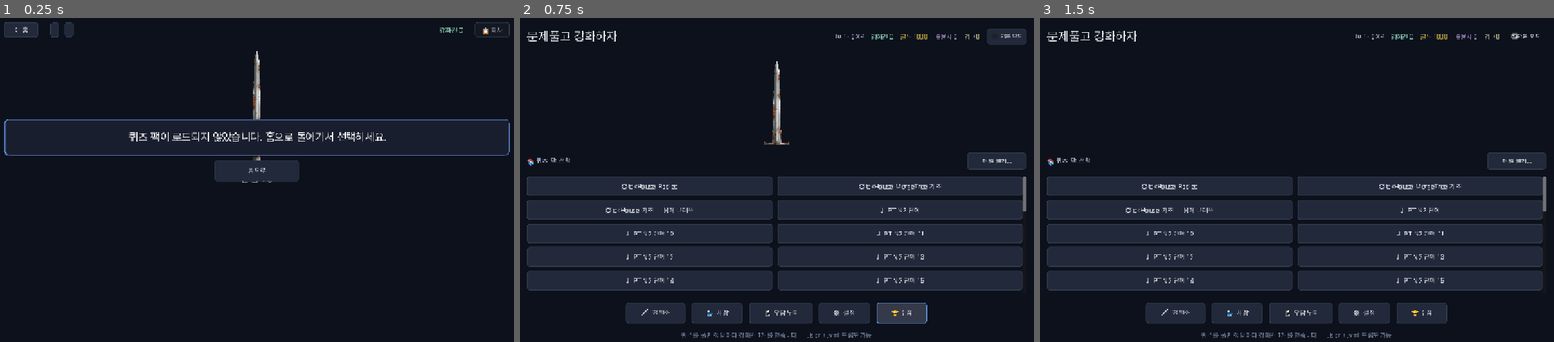
Above: before the commit, frames 1-3 (left to right).
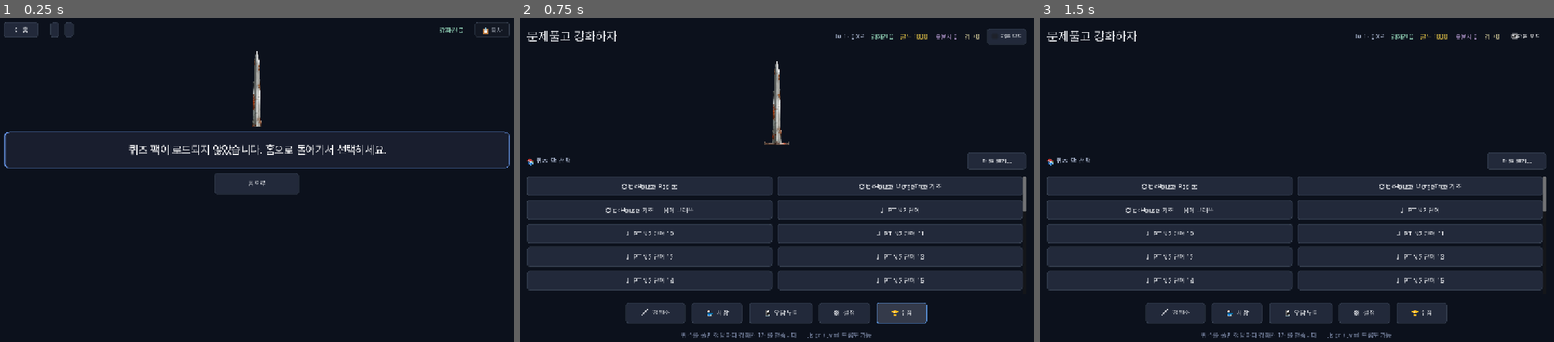
Above: after the commit, the same moments.

Repository: joyuno/studyandgame-godot
Game: Godot game, scene res://scenes/Quiz.tscn
Two runs of this game, one before a commit and one after it. Both use one fixed random seed, a clock stepped at 60 frames per second and the inputs below. This scene is started directly instead of the project's main scene.
Inputs:
- Up to frame 1 (0.25 s): no input
- Up to frame 2 (0.75 s): click "← 홈" at 0.5 s
- Up to frame 3 (1.5 s): click "차분 모드" at 1.25 s

The runs differ from the first frame. In frame 1, 3.2% of the frame differs, in the area x 0-100%, y 31-55%; in frame 2, nothing differs; in frame 3, nothing differs.

Commit message:
fix(ui): 시장 검은화면(Variant 추론 파스에러) + 퀴즈 검 프리뷰 겹침(클리핑)
market.gd: Dictionary.get() := 추론 → 명시 Color 타입 (warning-as-error 회피).
quiz.gd: sword slot clip_contents=true + 높이 200 — 300px SwordDisplay가 질문 위로
넘치던 문제 해소.

Co-Authored-By: Claude Opus 4.8 (1M context) <noreply@anthropic.com>

Diff:
--- a/scripts/ui/market.gd
+++ b/scripts/ui/market.gd
@@ -309,7 +309,7 @@
 func _make_consumable_row(id: String, item_name: String, cost: Dictionary) -> Control:
 	var row := HBoxContainer.new()
 	row.add_theme_constant_override("separation", 10)
-	var color := { "luck_charm": Color(0.5, 0.9, 0.5), "xp_boost": Color(1.0, 0.85, 0.3), "combo_insure": Color(1.0, 0.5, 0.35) }.get(id, Color.WHITE)
+	var color: Color = { "luck_charm": Color(0.5, 0.9, 0.5), "xp_boost": Color(1.0, 0.85, 0.3), "combo_insure": Color(1.0, 0.5, 0.35) }.get(id, Color.WHITE)
 	row.add_child(Icons.make(id, color, 22))
 	var lbl := Label.new()
 	lbl.text = item_name
--- a/scripts/ui/quiz.gd
+++ b/scripts/ui/quiz.gd
@@ -221,9 +221,12 @@
 		_durability_row.visible = false
 
 	# ── Sword preview (collapses under 차분 모드)
+	# SwordDisplay's stage is 300×300; this slot reserves less height, so clip
+	# the overflow — otherwise the blade + glow bleed onto the question below.
 	_sword_slot = Control.new()
-	_sword_slot.custom_minimum_size = Vector2(0, 170)
+	_sword_slot.custom_minimum_size = Vector2(0, 200)
 	_sword_slot.size_flags_horizontal = SIZE_EXPAND_FILL
+	_sword_slot.clip_contents = true
 	_sword_slot.visible = not ProgressStore.is_quiet_mode()
 	if _sword_slot.visible:
 		var display := SWORD_DISPLAY.instantiate()
